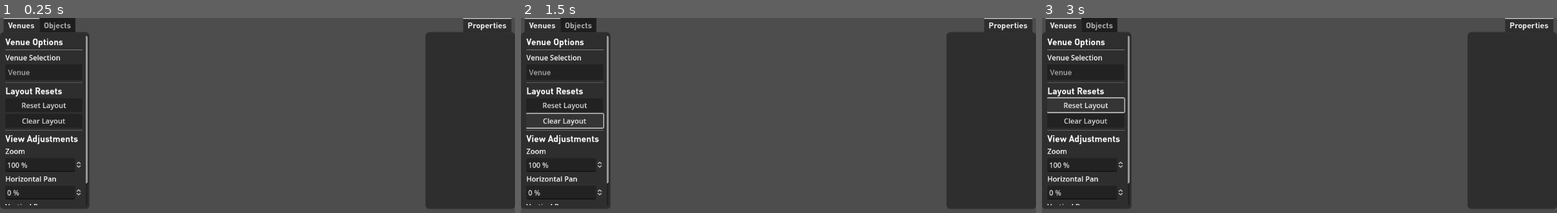
Above: before the commit, frames 1-3 (left to right).
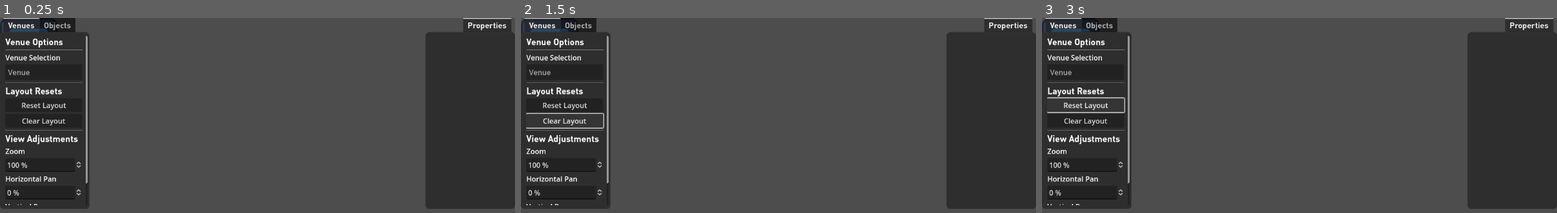
Above: after the commit, the same moments.

Repository: NeptunesOrca/Barcino
Game: Godot game, scene res://main.tscn
Two runs of this game, one before a commit and one after it. Both use one fixed random seed, a clock stepped at 60 frames per second and the inputs below. The project has no main scene, so this scene is started directly. The engine's default icon, where the game draws it, is replaced by a stand-in: a white triangle on a blue panel in a dark square.
Inputs:
- Up to frame 1 (0.25 s): no input
- Up to frame 2 (1.5 s): click "Clear Layout" at 0.5 s; click "Clear Layout" at 1.25 s
- Up to frame 3 (3 s): click "Clear Layout" at 2 s; click "Reset Layout" at 2.75 s

The runs differ from the first frame. In frame 1, 0.1% of the frame differs, in the area x 0-10%, y 0-9%; in frame 2, 0.1%; in frame 3, 0.1%.

Commit message:
Tables should be basically good to go aside from chair stuff

Diff:
--- a/Scripts/Objects/DraggableObject.gd
+++ b/Scripts/Objects/DraggableObject.gd
@@ -61,14 +61,14 @@
 #region General Properties
 const genpropheader = "General Properties"
 var genpropheaderprop = HeaderProperty.new(genpropheader)
-var typeName : String = "DraggableObject"
-var editableName = EditableTextProperty.new("Name","setName",typeName)
-var typeNameProp = DisplayTextProperty.new("Object Type", typeName)
+var typeName : String
+var editableName : EditableTextProperty
+var typeNameProp : DisplayTextProperty
 var genpropsep = SeperatorProperty.new(genpropheader + " seperator")
 var genprops = [genpropheaderprop, editableName, typeNameProp, genpropsep]
 #endregion
 
-#region Placement Properties,
+#region Positional Properties,
 const posHeader = "Positional Properties"
 var posheaderprop = HeaderProperty.new(posHeader)
 const positionUnits = ""
@@ -83,8 +83,10 @@
 #endregion
 
 #region Class Initialization
-## Class initialization
-func _init():
+## Class Initialization. Takes in the descriptive [param typeName] to describe the what the class is (e.g. "Diwan Table", "Ikoi-no-ba Chair", "Speaker" etc.), defaulting to "DraggbleObject", but can be overridden by subclasses.
+func _init(typeName : String = "DraggableObject"):
+	editableName = EditableTextProperty.new("Name","setName",typeName)
+	typeNameProp = DisplayTextProperty.new("Object Type", typeName)
 	collectProperties()
 	setRotationPoint()
 
@@ -404,12 +406,15 @@
 #endregion
 
 #region Properties Adjustment
+#region General Properties
 ## Sets the [member Node.name] of the [DraggableObject], for the user to customize.
 ## [br] Used by the [PropertyField] corresponding to [member editableName]
 func setName(text : String):
 	self.name = text
 	editableName.defaultText = text
-
+#endregion
+
+#region Positional Properties
 ## Manually sets the X-value of the [member Control.position] of the object.
 ## [br] Used by the [PropertyField] corresponding to [member xprop]
 func setX(x : float):
@@ -440,6 +445,7 @@
 		var ypropfield = propertyFieldList[yprop.name]
 		xpropfield.updateValueNoSignal(currentPosition.x)
 		ypropfield.updateValueNoSignal(currentPosition.y)
+#endregion
 #endregion
 
 #region Close Up
--- /dev/null
+++ b/Scripts/Objects/Table.gd
@@ -0,0 +1,146 @@
+#meta-name: New DraggableObject
+#meta-description: Template for creating a new DraggableObjects
+#meta-default: true
+extends DraggableObject
+class_name Table
+
+#region Constants and Enumerations
+enum tableShapeType {
+	ROUND,
+	RECTANGULAR,
+	SEMICIRCULAR
+}
+
+enum linenStyle {
+	NONE,
+	WHITE,
+	CREAM,
+	BLACK,
+	GREEN,
+}
+
+const linenColour = {
+	linenStyle.NONE : Color.TRANSPARENT,
+	linenStyle.WHITE : Color.WHITE,
+	linenStyle.CREAM : Color.WHEAT,
+	linenStyle.BLACK : Color.BLACK,
+	linenStyle.GREEN : Color.DARK_GREEN,
+}
+#endregion
+
+#region Member Variables
+
+#region Object Properties For Selection
+
+#region Size Information
+var diameter : float
+var width : float
+var length : float
+var shape : tableShapeType
+
+var d_or_l_dimensionalProp : DisplayTextProperty
+var w_dimensionalProp : DisplayTextProperty
+#endregion
+
+#region Chairs
+var totalChairs : int = 0 #TODO: switch this to being chairs.length
+var chairs #TODO: switch this to being an actual number of chair children of the table
+var chairType #TODO specify with enum from Chair class
+#var evenChairSpacing : bool
+var maxchairs : int
+
+var chairsNumProp = NumericEntryProperty.new("Chairs", "changeChairNumber", totalChairs, 0, maxchairs)
+var chairOptions : Array = [] #TODO specify with enum from Chair class
+var chairTypeProp = DropdownProperty.new("Chair Type", "changeChairType", chairOptions)
+#endregion
+
+#region Linens
+var hasLinen : bool = false
+var linenType : linenStyle
+var linenOptions : Array = linenStyle.keys()
+var linenTypeProp = DropdownProperty.new("Linen Type", "changeLinen", linenOptions)
+#endregion
+#endregion
+#endregion
+
+#region Class Initialization
+## Class Initialization. Takes in the descriptive [param typeName] to describe the what the class is (e.g. "Diwan Table", "Ikoi-no-ba Chair", "Speaker" etc.), defaulting to "Table", but can be overridden by subclasses.
+## [br] Also takes in the [param maximumChairs] that can fit around the table. Defaults to 8, but can be overridden by subclasses.
+func _init(typeName : String = "Table", maximumChairs : int = 8):
+	super(typeName)
+	maxchairs = maximumChairs
+
+## Collects all the [SelectionProperty]s to be put in the [member propertyList] during [method _init].
+## [br] Overrides [method DraggableObject.collectProperties].
+func collectProperties():
+	super()
+#endregion
+
+#region Startup
+## Called when the node enters the scene tree for the first time.
+#func _ready():
+#	super()
+#endregion
+
+#region Checks
+
+#endregion
+
+#region Properties Adjustment
+func changeLinen(typeIndex):
+	linenType = typeIndex
+
+	#Sort the linen options list to have the selected linen type at the front
+	#This way, the user will see the selected linen type as the selected type if they
+	#chairOptions.push_front(chairOptions.pop_at(typeIndex))
+	DropdownPropertyField.putAtFrontOfArray(linenOptions,typeIndex)
+
+func changeChairNumber(newnum):
+	totalChairs = newnum
+
+	# Add or remove chairs as required
+	var numToAdjust
+	var functionToUse
+	if totalChairs == chairs.length():
+		# If they're the same, just respace and end right away
+		respaceChairs()
+		return
+	elif totalChairs < chairs.length():
+		# Too many chairs, remove them
+		numToAdjust = totalChairs - chairs.length()
+		functionToUse = Callable(deleteChair)
+	else:
+		# Not enought chairs, add them
+		numToAdjust = chairs.length() - totalChairs
+		functionToUse = Callable(addChair)
+
+	# Do the adding or removing
+	for i in range(numToAdjust):
+		call(functionToUse)
+
+	respaceChairs()
+
+func changeChairType(typeIndex):
+	chairType = typeIndex #TODO make this the correct thing after implementing Chair
+
+	#Sort the chair options list to have the selected chair type at the front
+	#This way, the user will see the selected chair type as the selected type if they
+	#chairOptions.push_front(chairOptions.pop_at(typeIndex))
+	DropdownPropertyField.putAtFrontOfArray(chairOptions,typeIndex)
+
+	#TODO: switch type of chair on each chair
+	for chair in chairs:
+		pass
+
+#endregion
+
+#region Functions
+func addChair():
+	pass
+
+func deleteChair():
+	pass
+
+func respaceChairs():
+	pass
+#endregion
--- a/Scripts/Properties/Property Fields/DropDown.gd
+++ b/Scripts/Properties/Property Fields/DropDown.gd
@@ -5,7 +5,7 @@
 ## Allows the user to interact with the properties of [DraggableObject]s through the [SelectionMenu].
 ## [br]Executes the definition given by a [DropdownProperty].[br]
 ## [br]The function [member SelectionProperty.commandName] of the [member SelectionPropertyField.associatedObject] will be called when:
-## [br] - [member dropdown] emits [signal OptionButton.item_selected]
+## [br] - [member dropdown] emits [signal OptionButton.item_selected], returning the index within the options list that the user has selected.
 
 #region Member Variables
 ## The [OptionButton] that displays the [member DropdownProperty.options]
@@ -33,5 +33,10 @@
 #endregion
 
 #region Functions
-
+static func putAtFrontOfArray(optionsArray : Array, index : int):
+	if (optionsArray.size() < index):
+		var err_msg = "The array " + str(optionsArray) + " does not have enough items in it to move index " + str(index) + " to the front of the array"
+		ErrorHandler.newError(err_msg)
+		return
+	optionsArray.push_front(optionsArray.pop_at(index))
 #endregion
--- a/Scripts/Script Templates/DraggableObject/General DraggableObject extension.gd
+++ b/Scripts/Script Templates/DraggableObject/General DraggableObject extension.gd
@@ -3,6 +3,10 @@
 #meta-default: true
 extends _BASE_
 class_name _CLASS_
+
+#region Constants and Enumerations
+
+#endregion
 
 #region Member Variables
 
@@ -12,6 +16,10 @@
 #endregion
 
 #region Class Initialization
+## Class Initialization. Takes in the descriptive [param typeName] to describe the what the class is (e.g. "Diwan Table", "Ikoi-no-ba Chair", "Speaker" etc.), defaulting to "_CLASS_".
+func _init(typeName : String = "_CLASS_"):
+	super(typeName)
+
 ## Collects all the [SelectionProperty]s to be put in the [member propertyList] during [method _init].
 ## [br] Overrides [method DraggableObject.collectProperties].
 func collectProperties():
--- a/Scripts/TestingSuite.gd
+++ b/Scripts/TestingSuite.gd
@@ -1,5 +1,7 @@
 extends Node
-@export var ErrorHandlerTest : ErrorHandler
+
+#@export
+var ErrorHandlerTest : ErrorHandler
 
 # Called when the node enters the scene tree for the first time.
 func _ready() -> void:
--- a/main.tscn
+++ b/main.tscn
@@ -1,12 +1,13 @@
-[gd_scene load_steps=9 format=3 uid="uid://bo3q75epmq7ul"]
+[gd_scene load_steps=10 format=3 uid="uid://bo3q75epmq7ul"]
 
-[ext_resource type="Script" path="res://Scripts/Menus/ControlMenu.gd" id="1_em4c8"]
+[ext_resource type="Script" path="res://Scripts/Menus/ControlMenu.gd" id="2_6n3lw"]
 [ext_resource type="Theme" uid="uid://dqckf2al7eibk" path="res://UI/menu_style.tres" id="2_yg8xr"]
-[ext_resource type="Script" path="res://Scripts/Menus/VenueController.gd" id="4_785tn"]
 [ext_resource type="Theme" uid="uid://ew2ktx3ycuqo" path="res://UI/header_style.tres" id="4_oipcn"]
-[ext_resource type="Script" path="res://Scripts/Venues/Venue.gd" id="7_xsodd"]
+[ext_resource type="Script" path="res://Scripts/Menus/VenueController.gd" id="4_wlfmi"]
+[ext_resource type="Script" path="res://Scripts/Menus/SelectionMenu.gd" id="6_gvjwx"]
+[ext_resource type="Script" path="res://Scripts/Venues/Venue.gd" id="7_u6n5p"]
 [ext_resource type="Script" path="res://Scripts/Objects/DraggableObject.gd" id="8_44xfp"]
-[ext_resource type="Script" path="res://Scripts/Menus/SelectionMenu.gd" id="9_k5117"]
+[ext_resource type="Texture2D" uid="uid://12mdgdogebvk" path="res://icon.svg" id="8_vh5np"]
 [ext_resource type="Script" path="res://Scripts/TestingSuite.gd" id="11_7hak7"]
 
 [node name="Main" type="Control"]
@@ -55,12 +56,15 @@
 layout_mode = 2
 text = "Venue Selection"
 
-[node name="VenueControllerNode" type="ItemList" parent="MenuCanvasLayer/ControlMenu/Venues/VBoxContainer"]
+[node name="VenueControllerNode" type="ItemList" parent="MenuCanvasLayer/ControlMenu/Venues/VBoxContainer" node_paths=PackedStringArray("zoom_controller", "hztl_pan_controller", "vert_pan_controller")]
 layout_mode = 2
 size_flags_vertical = 3
 allow_reselect = true
 auto_height = true
-script = ExtResource("4_785tn")
+script = ExtResource("4_wlfmi")
+zoom_controller = NodePath("../Zoom and Pan Testing/ZoomSpin")
+hztl_pan_controller = NodePath("../Zoom and Pan Testing/HztlSpin")
+vert_pan_controller = NodePath("../Zoom and Pan Testing/VertSpin")
 
 [node name="HSeparator2" type="HSeparator" parent="MenuCanvasLayer/ControlMenu/Venues/VBoxContainer"]
 layout_mode = 2
@@ -185,11 +189,11 @@
 
 [node name="Venue" type="CanvasLayer" parent="."]
 visible = false
-script = ExtResource("7_xsodd")
+script = ExtResource("7_u6n5p")
+venueImage = ExtResource("8_vh5np")
 
-[node name="Testing" type="Node" parent="." node_paths=PackedStringArray("ErrorHandlerTest")]
+[node name="Testing" type="Node" parent="."]
 script = ExtResource("11_7hak7")
-ErrorHandlerTest = NodePath("")
 
 [connection signal="pressed" from="MenuCanvasLayer/ControlMenu/Venues/VBoxContainer/Reset Button" to="MenuCanvasLayer/ControlMenu/Venues/VBoxContainer/VenueControllerNode" method="_on_reset_view"]
 [connection signal="pressed" from="MenuCanvasLayer/ControlMenu/Venues/VBoxContainer/Clear Button" to="MenuCanvasLayer/ControlMenu/Venues/VBoxContainer/VenueControllerNode" method="_on_clear_layout"]
Not shown: 2 places in main.tscn that only renumber resources
